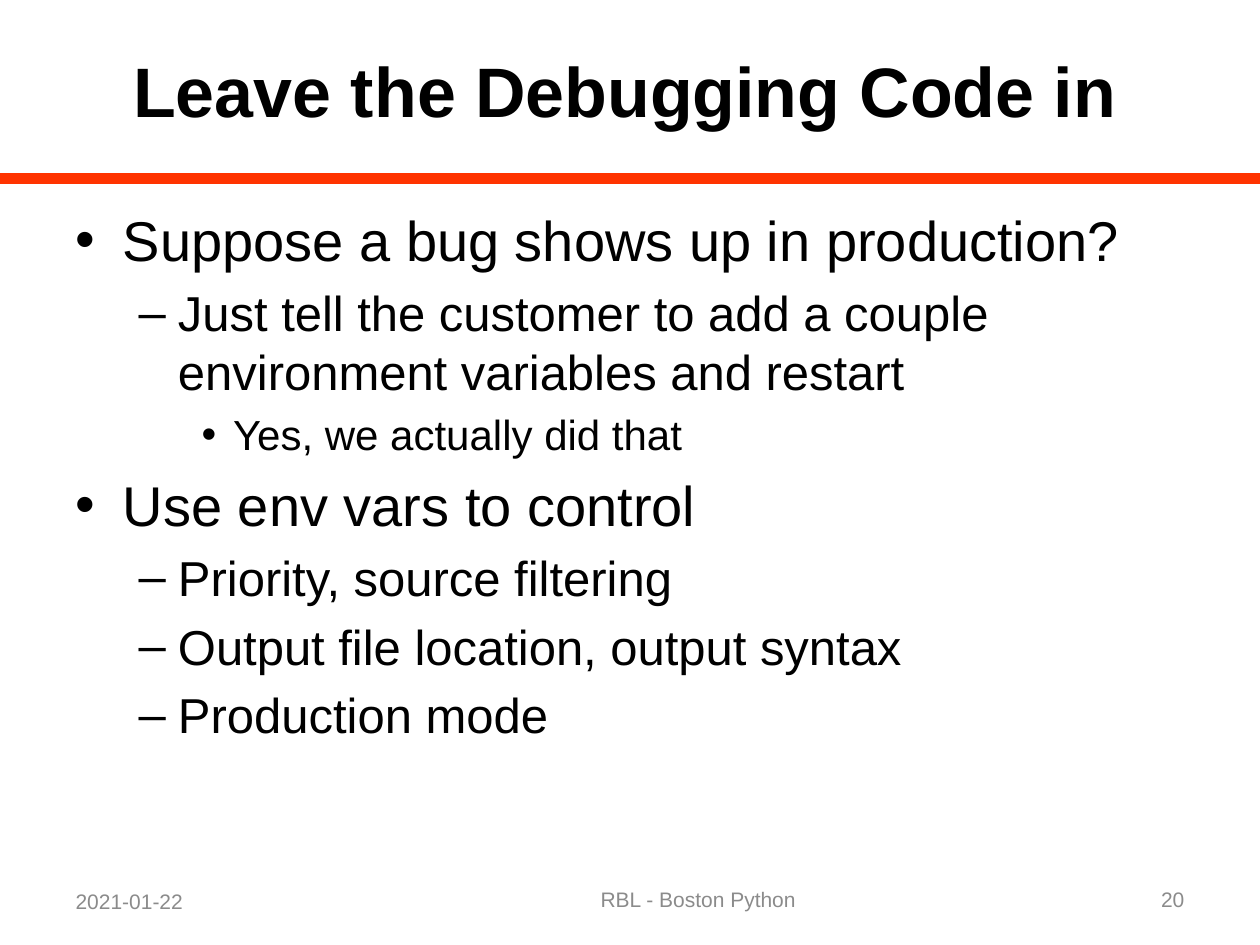
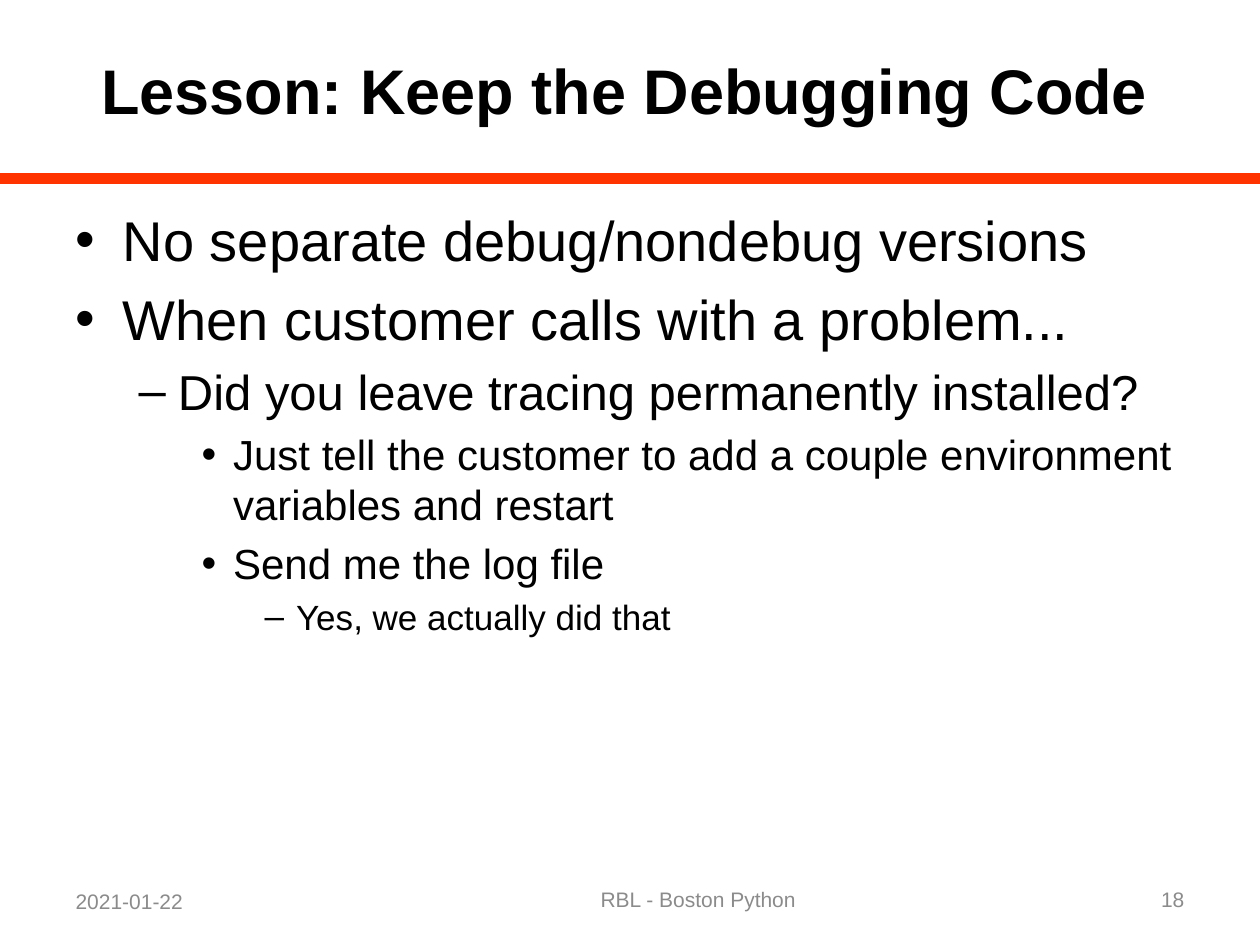
Before and after one commit to rblandau/NewTrace, a slide deck: slide 18 of docs/OfflineDebugging/A Dinosaur and a Python 04.pptx (slide 20 before the commit). Drawn at 1260x945 pixels with LibreOffice and Linux fonts; fonts in the diff are those of the drawing. Boxes give left, top, right and bottom in pixels: in the first picture for what was removed or moved away, otherwise in the second. Text is boxed around its words. In the diff, an @@ line names an element or a change of style, - is before the commit and + after.

```diff
--- a/docs/OfflineDebugging/A Dinosaur and a Python 04.pptx
+++ b/docs/OfflineDebugging/A Dinosaur and a Python 04.pptx
@@ title at box(101, 68, 1147, 125): text changed; size 40 to 36 pt @@
-Leave the Debugging Code in
+Lesson: Keep the Debugging Code
@@ text at box(123, 220, 1139, 420): text changed @@
-• Suppose a bug shows up in production?
+• No separate debug/nondebug versions
+• When customer calls with a problem...
+  – Did you leave tracing permanently installed?
@@ text at box(233, 439, 1171, 636): size 28 to 24 pt in "Just tell the customer to add a ..."; size 24 to 20 pt in "Yes, we actually did that"; bullet – to •; list level 2 to 3 in "Just tell the customer to ..."; bullet • to –; list level 3 to 4 in "Yes, we actually did that" @@
@@ text at box(123, 485, 901, 734): paragraphs removed @@
-• Use env vars to control
-  – Priority, source filtering
-  – Output file location, output syntax
-  – Production mode
@@ text at box(233, 548, 605, 588): paragraph added @@
+    • Send me the log file
@@ page number at box(1161, 892, 1184, 907): text changed @@
-20
+18
```
Also in this commit, not shown: 24 other slides changed, 1 slide removed, 5 other files.
